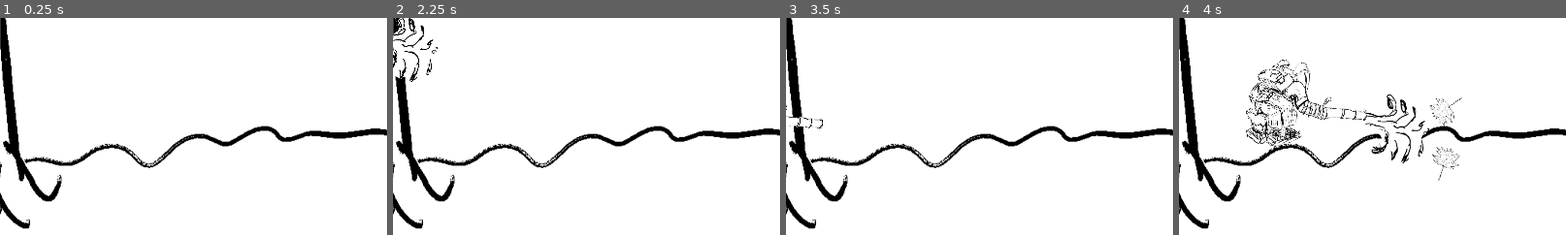
Above: before the commit, frames 1-4 (left to right).
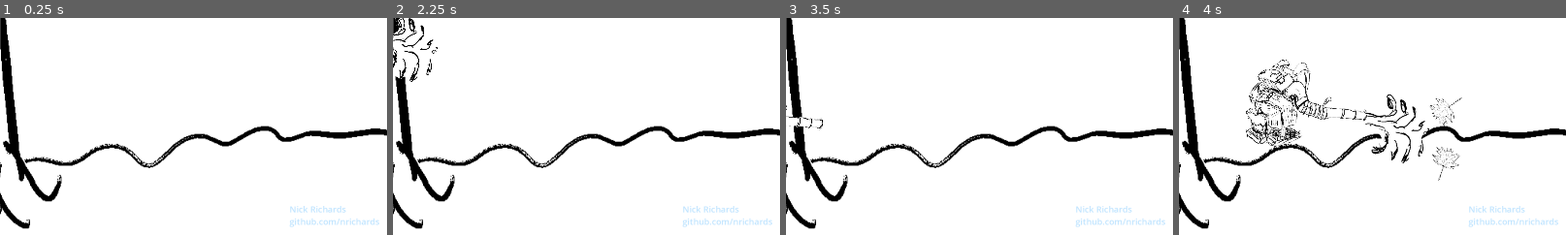
Above: after the commit, the same moments.

Repository: nrichards/fall_game
Game: Godot game, scene res://world.tscn
Same seed, same stepped clock (60 frames per second), same inputs: the game is played once before the commit and once after it.
Inputs (mouse positions are % of the whole screen's width and height, from its top left):
- Up to frame 1 (0.25 s): no input
- Up to frame 2 (2.25 s): tap Enter at 0.5 s; move the mouse to (72, 45) at 0.52 s; press the mouse at (72, 45) at 0.53 s; move the mouse to (30, 55) at 1.27 s; release the mouse at (30, 55) at 1.28 s; click (30, 55) at 1.35 s; move the mouse to (60, 28) at 2.02 s; press the mouse at (60, 28) at 2.03 s
- Up to frame 3 (3.5 s): move the mouse to (45, 70) at 2.77 s; release the mouse at (45, 70) at 2.78 s; click (45, 70) at 2.85 s
- Up to frame 4 (4 s): move the mouse to (80, 65) at 3.52 s; press the mouse at (80, 65) at 3.53 s
The pictures show only the part of the screen within x 49-99%, y 48-98%; the shares and areas given below are measured in that part.

The runs differ from the first frame. In frame 1, 0.4% of the frame differs, in the area x 74-98%, y 86-97%; in frame 2, 0.4%; in frame 3, 0.4%; in frame 4, 0.4%.

Commit message:
Signature

Diff:
--- a/project.godot
+++ b/project.godot
@@ -28,3 +28,7 @@
 "events": [Object(InputEventMouseButton,"resource_local_to_scene":false,"resource_name":"","device":-1,"window_id":0,"a …(253 unchanged characters)…
 ]
 }
+
+[rendering]
+
+renderer/rendering_method="gl_compatibility"
--- a/world.tscn
+++ b/world.tscn
@@ -491,4 +491,14 @@
 position = Vector2(886, 125)
 rotation = -0.21841
 
+[node name="RichTextLabel" type="RichTextLabel" parent="."]
+modulate = Color(0.74902, 0.894118, 1, 1)
+offset_left = 994.0
+offset_top = 589.0
+offset_right = 1169.51
+offset_bottom = 659.46
+scale = Vector2(0.8, 0.8)
+text = "Nick Richards
+github.com/nrichards"
+
 [connection signal="timeout" from="Fall/Timer" to="Fall" method="show_me"]
